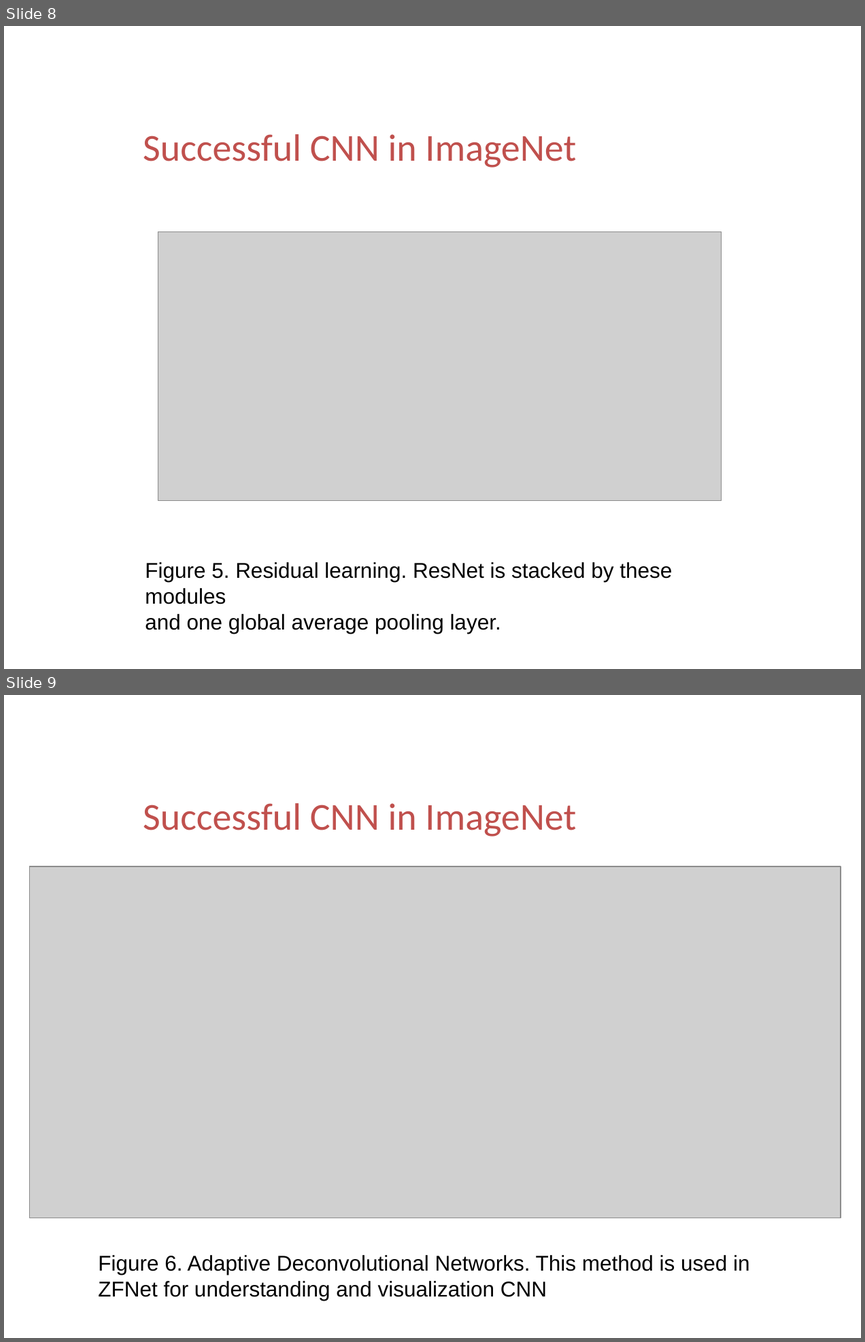
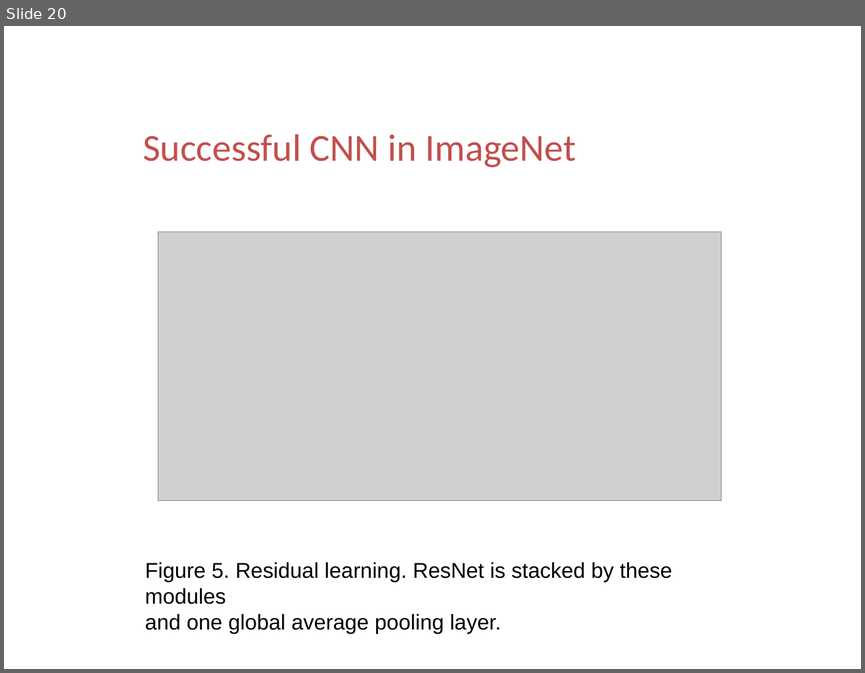
Before and after one commit to ttomchy/CV_2Project, a slide deck: presentation.pptx. Shown one above the other, each under a label of ours: slides 8 and 9 before the commit, slide 20 after it. The pictures are 865x1342 and 865x673 pixels, drawn with LibreOffice and Linux fonts; fonts in the diff are those of the drawing; grey boxes stand for pictures; background and template pictures are left out. Boxes give left, top, right and bottom in pixels: in the first picture for what was removed or moved away, otherwise in the second. Text is boxed around its words. In the diff, an @@ line names an element or a change of style, - is before the commit and + after.

```diff
--- a/presentation.pptx
+++ b/presentation.pptx
@@ slide 9 removed at <box>4,695,861,1338</box>, background picture (left out) @@
@@ text removed at <box>69,791,122,839</box> @@
-02
@@ text removed at <box>143,803,576,836</box> @@
-Successful CNN in ImageNet
@@ picture removed at <box>30,866,840,1218</box> @@
@@ text removed at <box>98,1255,750,1300</box> @@
-Figure 6. Adaptive Deconvolutional Networks. This method is used in ZFNet for understanding and visualization CNN
@@ what was slide 8 is now slide 20 @@
```
Also in this commit, not shown: 4 slides changed, 12 slides added, 2 other slides removed.
